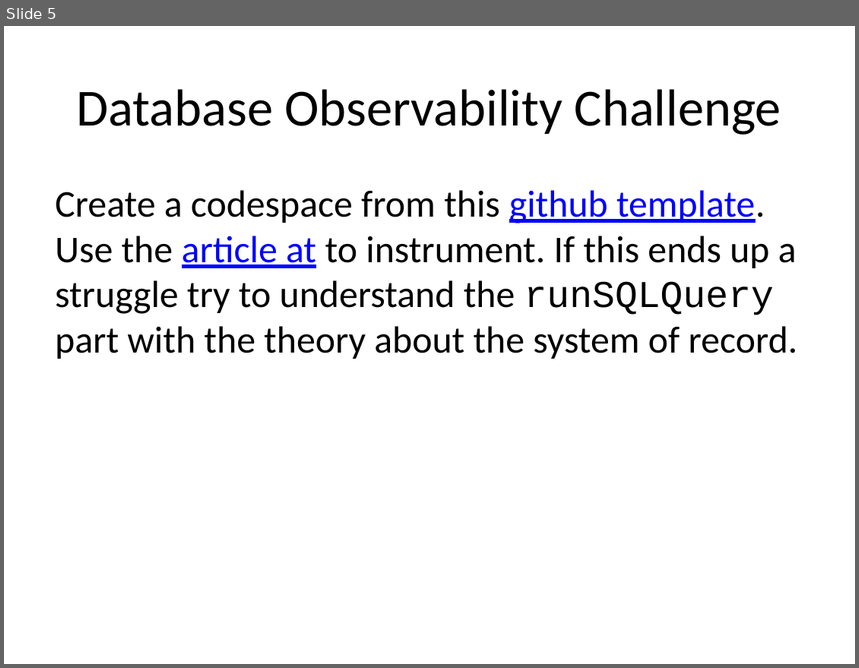
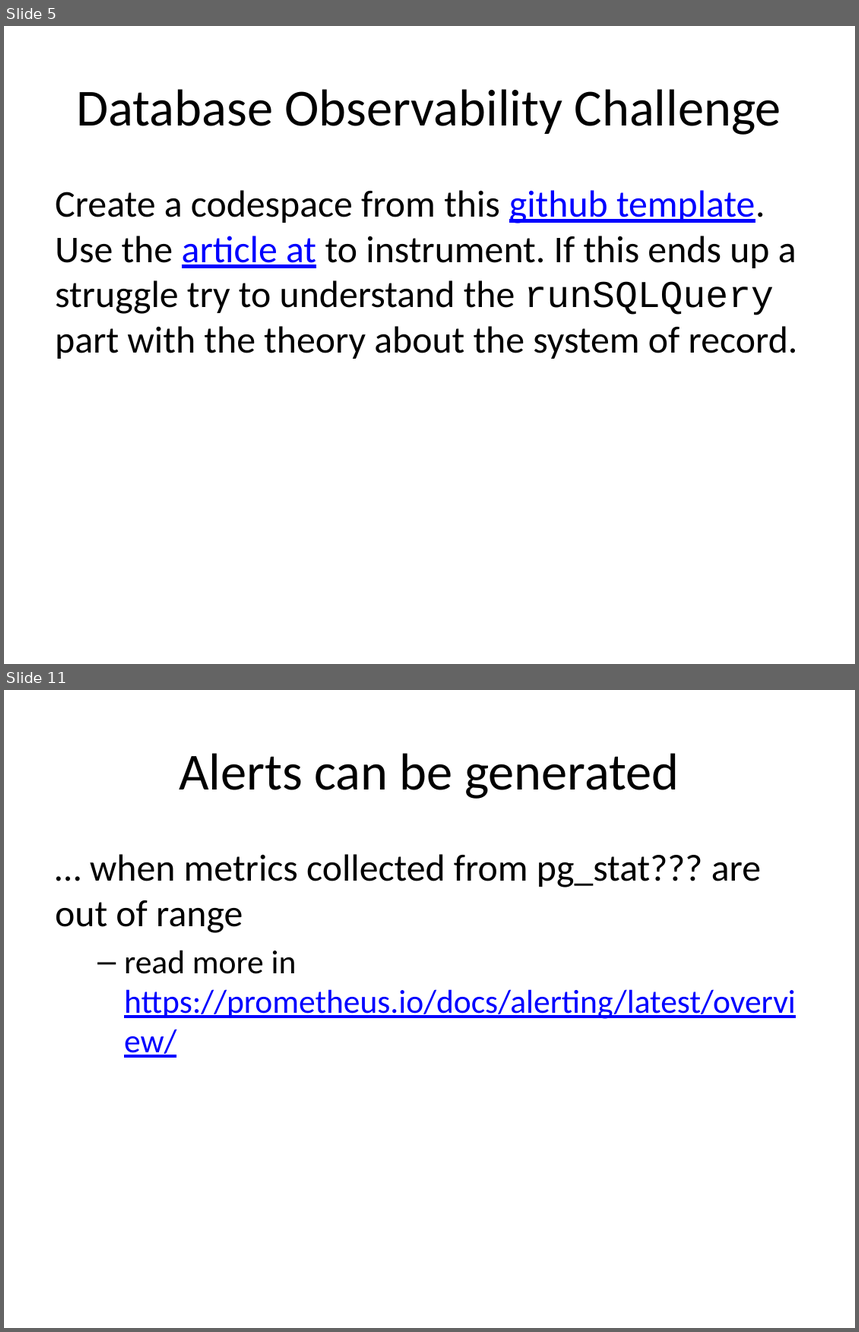
Before and after one commit to rhildred/INFO8985, a slide deck: database_collecting/slides.pptx. Shown one above the other, each under a label of ours: slide 5 before the commit, slides 5 and 11 after it; the slides between them are not shown. The pictures are 859x668 and 859x1332 pixels, drawn with LibreOffice and Linux fonts; fonts in the diff are those of the drawing. Boxes give left, top, right and bottom in pixels: in the first picture for what was removed or moved away, otherwise in the second. Text is boxed around its words. In the diff, an @@ line names an element or a change of style, - is before the commit and + after.

```diff
--- a/database_collecting/slides.pptx
+++ b/database_collecting/slides.pptx
@@ slide 11 added at (4, 690, 855, 1328), background #FFFFFF @@
@@ title added at (179, 753, 679, 799), 44 pt, text #000000 @@
+Alerts can be generated
@@ text added at (55, 854, 796, 1019), 28 pt, text #000000 @@
+… when metrics collected from pg_stat??? are out of range
+  – read more in https://prometheus.io/docs/alerting/latest/overview/
```
Also in this commit, not shown: 8 other slides added, 18 other files.
